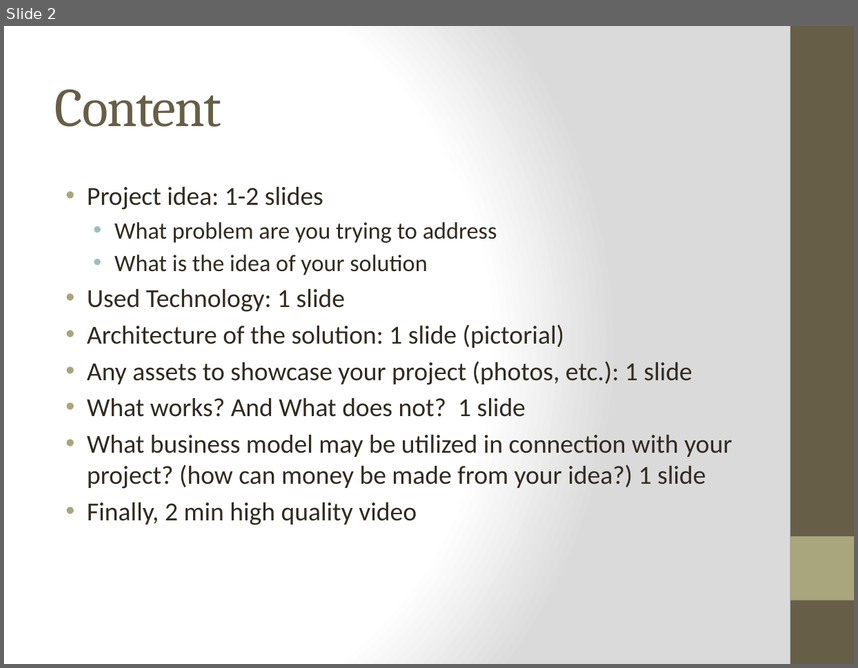
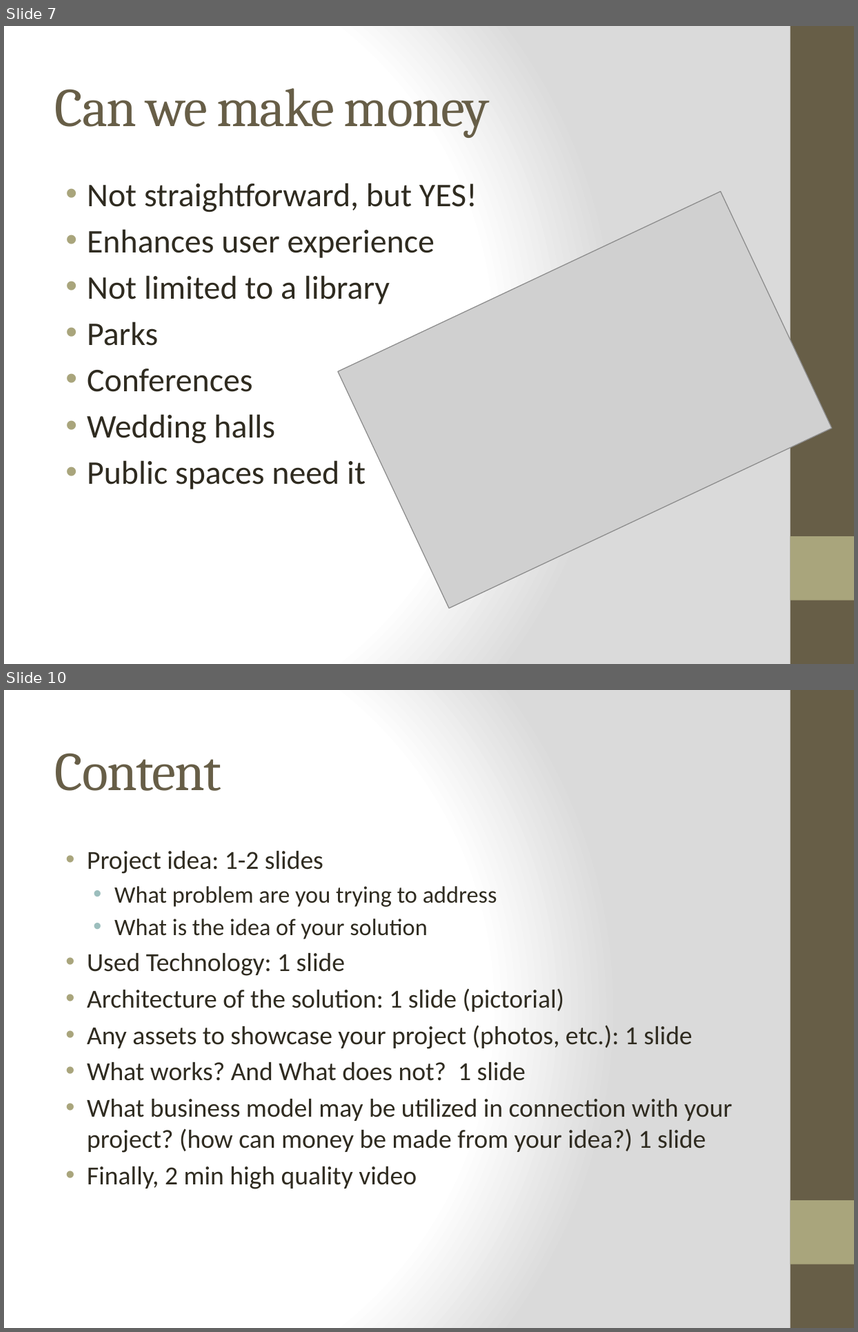
Before and after one commit to IoThingers/TermProject, a slide deck: FinalPresentation.pptx. Shown one above the other, each under a label of ours: slide 2 before the commit, slides 7 and 10 after it; the slides between them are not shown. The pictures are 858x668 and 858x1332 pixels, drawn with LibreOffice and Linux fonts; fonts in the diff are those of the drawing; grey boxes stand for pictures; background and template pictures are left out. Boxes give left, top, right and bottom in pixels: in the first picture for what was removed or moved away, otherwise in the second. Text is boxed around its words. In the diff, an @@ line names an element or a change of style, - is before the commit and + after.

```diff
--- a/FinalPresentation.pptx
+++ b/FinalPresentation.pptx
@@ slide 7 added at (x1=4, y1=26, x2=854, y2=664), background gradient #FFFFFF to #DADADA; not listed: 2 template elements that a slide beside it also shows @@
@@ title added at (x1=55, y1=88, x2=490, y2=138), 46 pt, text #675E47 @@
+Can we make money
@@ text added at (x1=87, y1=183, x2=477, y2=489), 28 pt, text #2F2B20 @@
+• Not straightforward, but YES!
+• Enhances user experience
+• Not limited to a library
+• Parks
+• Conferences
+• Wedding halls
+• Public spaces need it
@@ picture added at (x1=339, y1=192, x2=833, y2=608) @@
@@ what was slide 2 is now slide 10 @@
```
Also in this commit, not shown: 8 other slides added, 1 slide removed.
